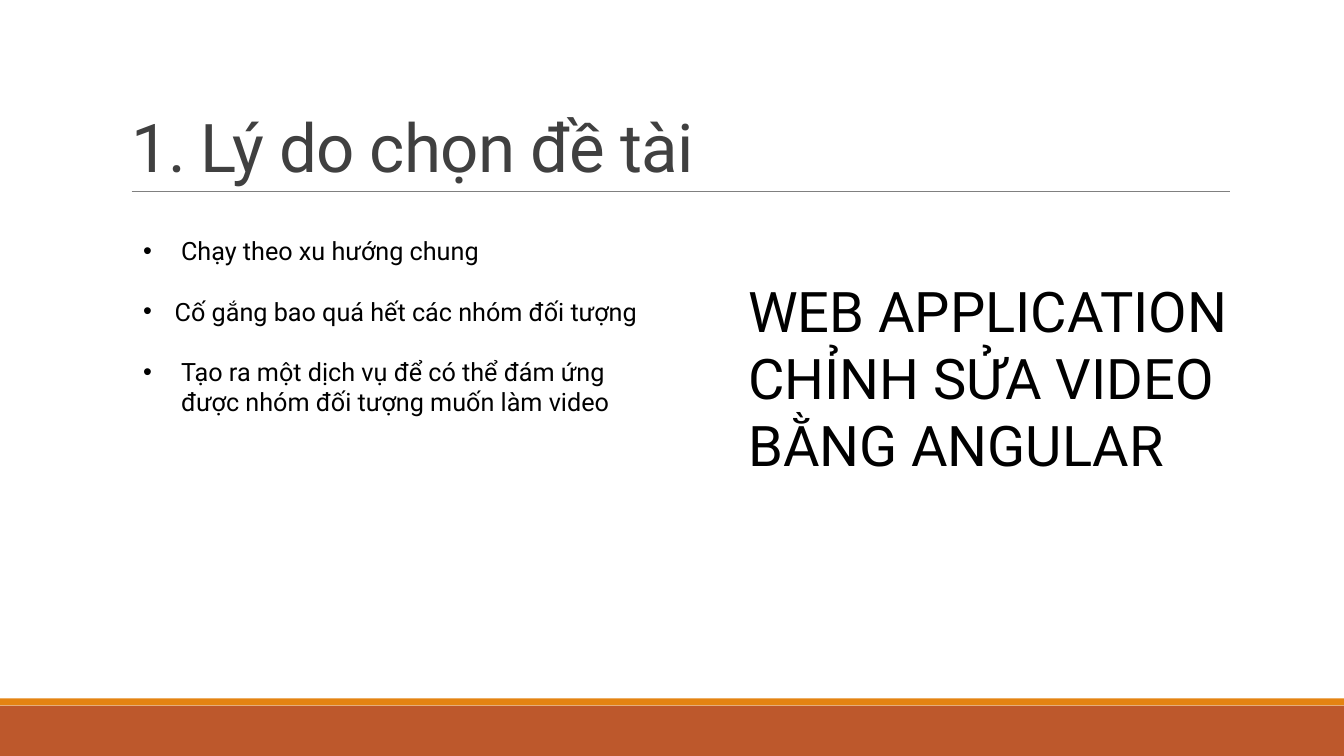
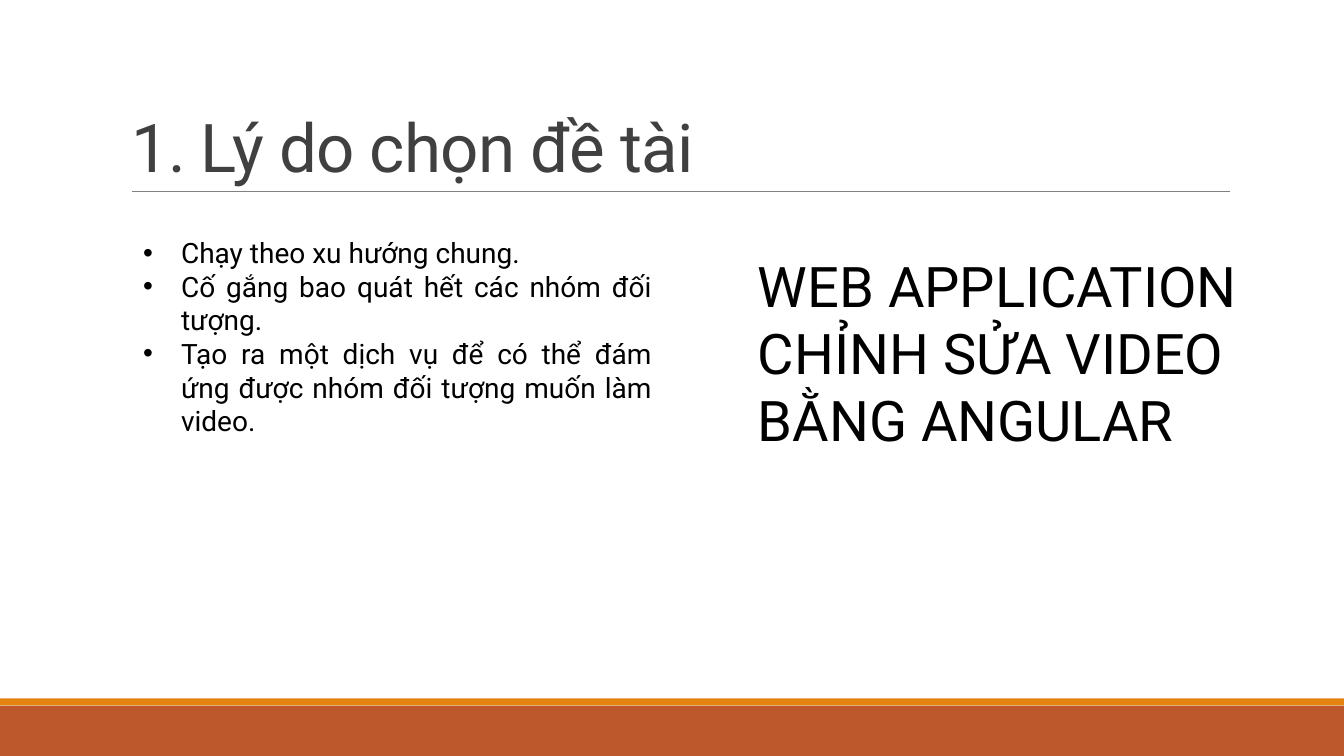
Before and after one commit to thedeadsheep/ang-VideoEditing, a slide deck: slide 9 of THIẾT KẾ VÀ XÂY DỰNG.pptx (slide 8 before the commit). Drawn at 1344x756 pixels with LibreOffice and Linux fonts; fonts in the diff are those of the drawing. Boxes give left, top, right and bottom in pixels: in the first picture for what was removed or moved away, otherwise in the second. Text is boxed around its words. In the diff, an @@ line names an element or a change of style, - is before the commit and + after.

```diff
--- a/THIẾT KẾ VÀ XÂY DỰNG.pptx
+++ b/THIẾT KẾ VÀ XÂY DỰNG.pptx
@@ text at bbox=[181, 242, 652, 432]: text changed; size 18 to 20 pt @@
-• Chạy theo xu hướng chung
-• Cố gắng bao quá hết các nhóm đối tượng
-• Tạo ra một dịch vụ để có thể đám ứng được nhóm đối tượng muốn làm video
+• Chạy theo xu hướng chung.
+• Cố gắng bao quát hết các nhóm đối tượng.
+• Tạo ra một dịch vụ để có thể đám ứng được nhóm đối tượng muốn làm video.
@@ text "WEB APPLICATION": place and size @@
-text "WEB APPLICATION" at bbox=[748, 291, 1227, 467]
+text "WEB APPLICATION" at bbox=[758, 266, 1237, 442]
```
Also in this commit, not shown: 8 other slides changed, 4 slides added, 2 other files.
